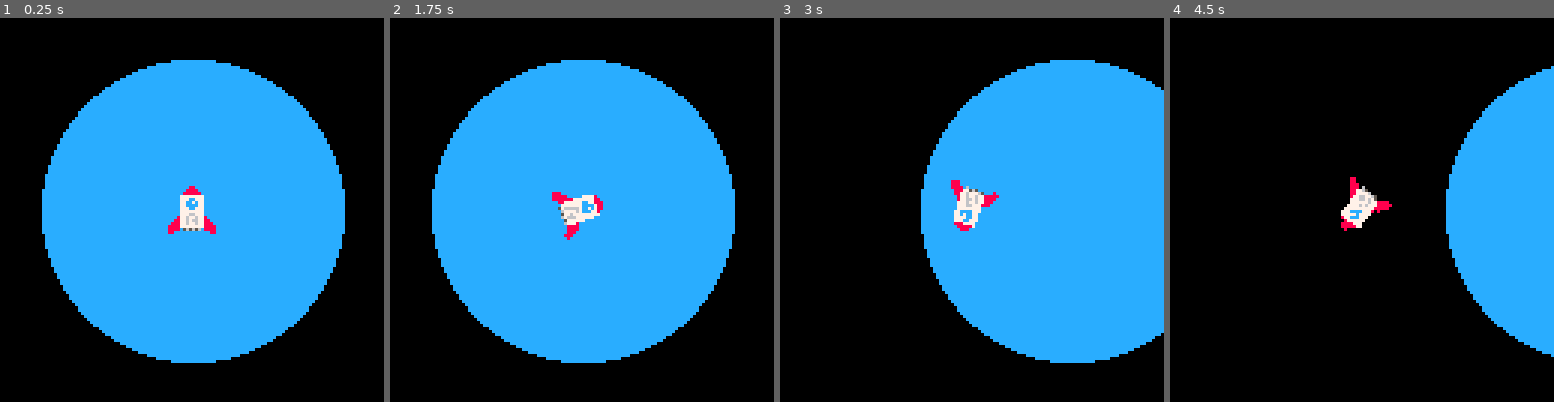
Above: before the commit, frames 1-4 (left to right).
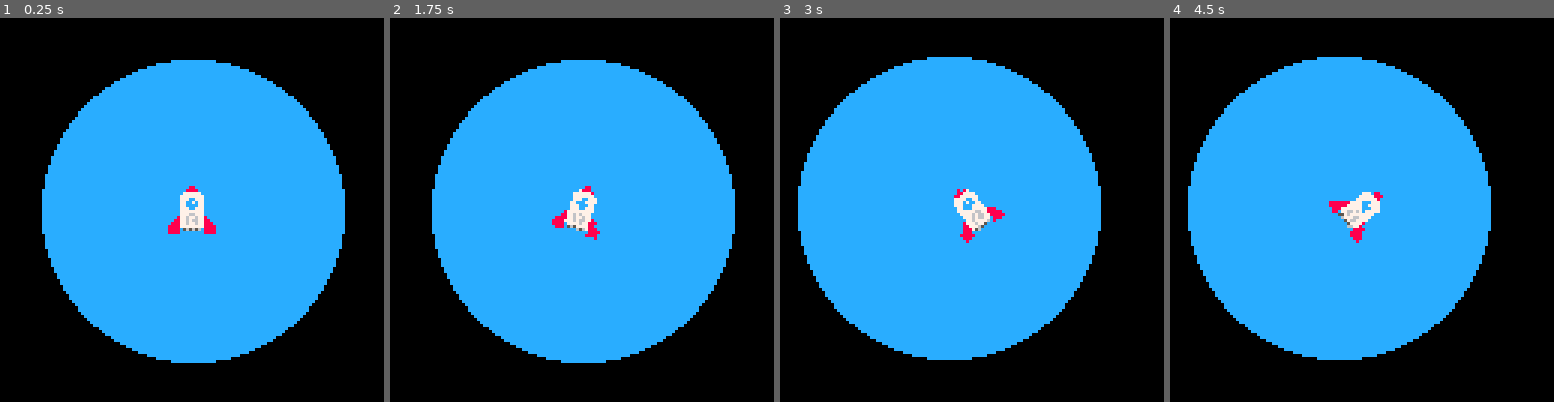
Above: after the commit, the same moments.

Repository: vitaminabcd/picorion
Game: PICO-8 cartridge helm.p8
Two runs of this game, one before a commit and one after it. Both use one fixed random seed, a clock stepped at 60 frames per second and the inputs below.
Inputs:
- Up to frame 1 (0.25 s): no input
- Up to frame 2 (1.75 s): hold Right from 1.6 s (still down)
- Up to frame 3 (3 s): release Right at 2.1 s; hold Up 2.15-2.42 s; hold Right from 2.47 s (still down)
- Up to frame 4 (4.5 s): release Right at 3.03 s; hold Left 3.08-3.58 s; hold Right from 4.02 s (still down)

The runs differ from the first frame. In frame 1, less than 0.1% of the frame differs, in the area x 45-55%, y 45-57%; in frame 2, 0.9%; in frame 3, 43%; in frame 4, 58%, in the area x 4-100%, y 10-90%.

Commit message:
better terning and OO

Diff:
--- a/helm.p8
+++ b/helm.p8
@@ -6,23 +6,16 @@
 -- constants
 cam_offset = 64
 player = {}
-turn_speed = 0.05
 tau = 6.28318530718
 
--- classes
+-- CLASSES
+-- Heavenly Body: a thing in space with a spriteand an angle
 heavenly_body = {}
-function heavenly_body.new()
-  body = {}
-  setmetatable(body, { __index = heavenly_body })
-  body.x = 0
-  body.y = 0
-  body.xvel = 0
-  body.yvel = 0
-  body.angle = 0
-  body.sprite = 0
-  body.size = 0
-  body.accelerator = true
-  body.acceleration = 0.2
+function heavenly_body.new(settings)
+  local body = setmetatable((settings or {}), { __index = heavenly_body })
+  for key in all {'x', 'y', 'angle', 'sprite', 'size'} do
+    body[key] = body[key] or 0
+  end
   return body
 end
 
@@ -46,21 +39,57 @@
   end
 end
 
-function heavenly_body:update()
+-- Spaceship: a type of heavenly body that moves
+spaceship = setmetatable({}, { __index = heavenly_body })
+
+function spaceship.new(settings)
+  local ship = setmetatable(heavenly_body.new(settings), { __index = spaceship })
+  -- stats
+  ship.acceleration = ship.acceleration or 0.2
+  ship.handling = ship.handling or 0.0025
+  ship.max_speed = ship.max_speed or 5
+  ship.max_rot_speed = ship.max_rot_speed or 0.25
+  ship.drag = ship.drag or 0.99
+  ship.rot_drag = ship.rot_drag or 0.95
+  -- status
+  ship.xvel = 0
+  ship.yvel = 0
+  ship.rot_vel = 0
+  -- control flags
+  ship.accelerator = false
+  ship.steering_left = false
+  ship.steering_right = false
+  return ship
+end
+
+function spaceship:update()
   local r=flr(self.angle*20)/20
   -- reduce velocity
-  self.xvel *= 0.95
-  self.yvel *= 0.95
+  self.xvel *= self.drag
+  self.yvel *= self.drag
+  self.rot_vel *= self.rot_drag
   -- current speed
   local speed = sqrt(self.xvel^2 + self.yvel^2)
-  if self.accelerator then
+  if self.accelerator and speed < self.max_speed then
     self.xvel += sin(r) * self.acceleration
     self.yvel -= cos(r) * self.acceleration
   end
 
   self.x = flr(self.x + self.xvel)
   self.y = flr(self.y + self.yvel)
-  printh('angle: '..self.angle..' rotate: '..r..' x: '..self.x..' y: '..self.y)
+
+  if self.steering_left then
+    self.rot_vel = min(self.rot_vel + self.handling, self.max_rot_speed)
+  end
+
+  if self.steering_right then
+    self.rot_vel = max(self.rot_vel - self.handling, -self.max_rot_speed)
+  end
+
+  self.angle += self.rot_vel
+
+  if (self.angle < 0) self.angle += 1
+  if (self.angle >= 1) self.angle -= 1
 end
 
 function spritesheet_coords(sprite_num)
@@ -72,27 +101,15 @@
 end
 
 function _init()
-  player = heavenly_body.new()
-  player.sprite = 1
-  player.size = 2
+  player = spaceship.new({sprite = 1, size = 2})
 end
 
 function _update()
   camera(player.x - cam_offset, player.y - cam_offset)
 
-  if btn(0) then
-    player.angle += turn_speed
-    if (player.angle < 0) player.angle += 1
-  end
-  if btn(1) then
-    player.angle -= turn_speed
-    if (player.angle >= 1) player.angle -= 1
-  end
-  if btn(2) then
-    player.accelerator = true
-  else
-    player.accelerator = false
-  end
+  player.steering_left = btn(0)
+  player.steering_right = btn(1)
+  player.accelerator = btn(2)
 
   player:update()
 end
Not shown, changed: 32 lines of the sprite sheet (__gfx__) section of helm.p8
